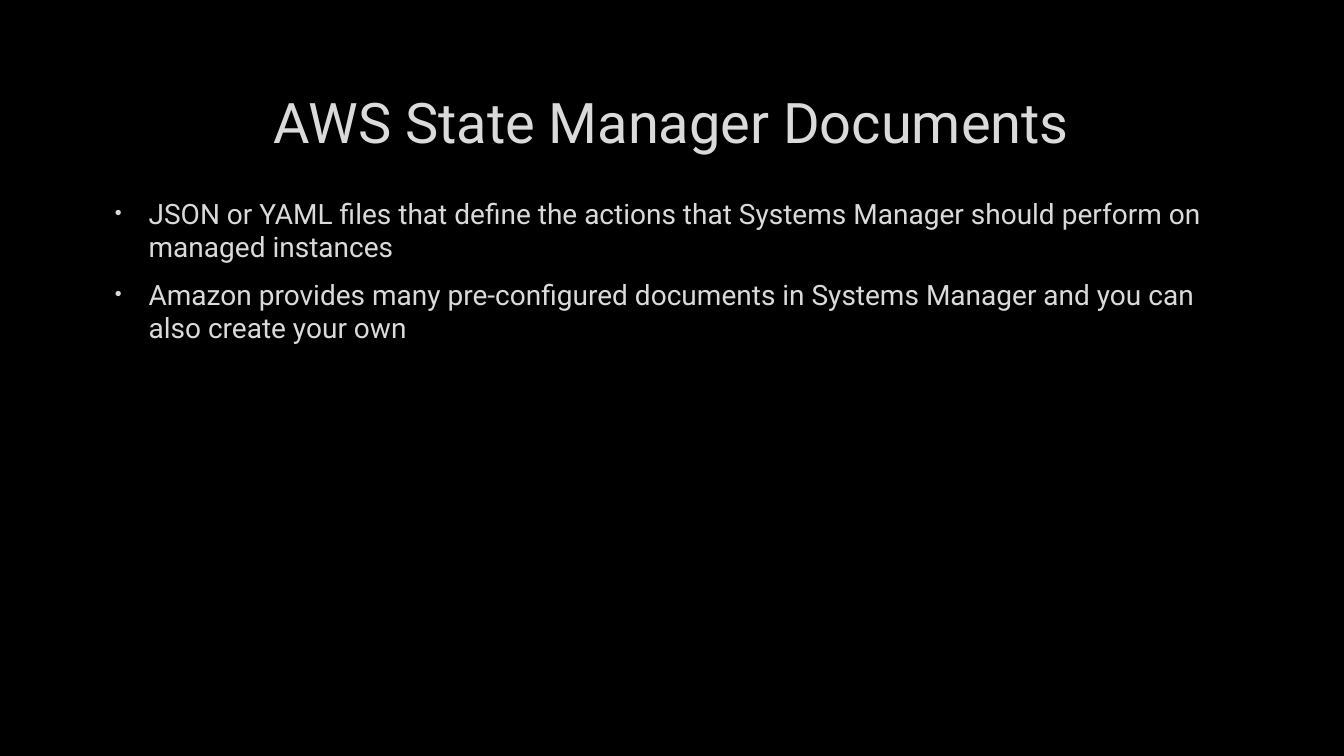
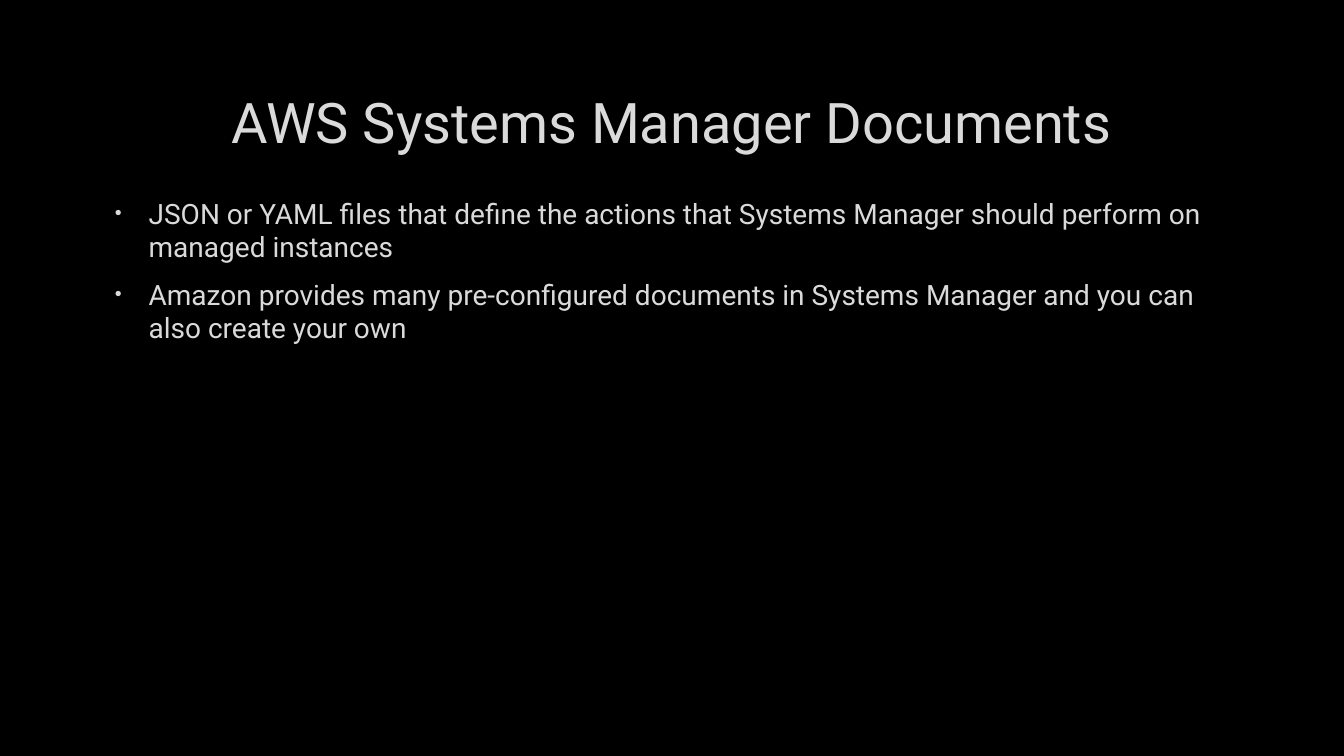
Before and after one commit to mcbobke/AWSPowerShellDemo, a slide deck: slide 8 of AWSPowerShellDemo.pptx. Drawn at 1344x756 pixels with LibreOffice and Linux fonts; fonts in the diff are those of the drawing; background and template pictures are left out. Boxes give left, top, right and bottom in pixels: in the first picture for what was removed or moved away, otherwise in the second. Text is boxed around its words. In the diff, an @@ line names an element or a change of style, - is before the commit and + after.

```diff
--- a/AWSPowerShellDemo.pptx
+++ b/AWSPowerShellDemo.pptx
@@ title at (232,102,1112,155): text changed @@
-AWS State Manager Documents
+AWS Systems Manager Documents
```
Also in this commit, not shown: 1 other slide changed.
